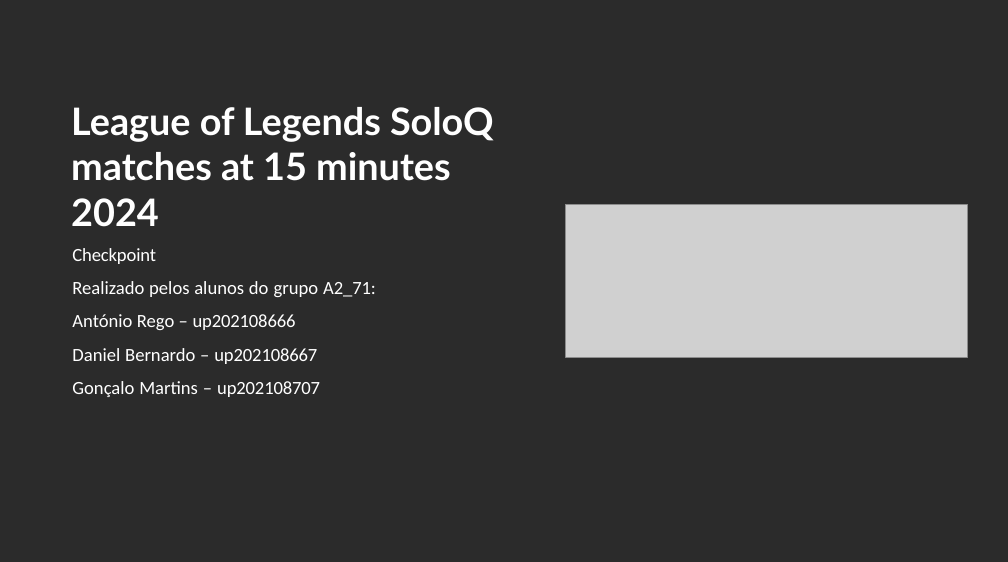
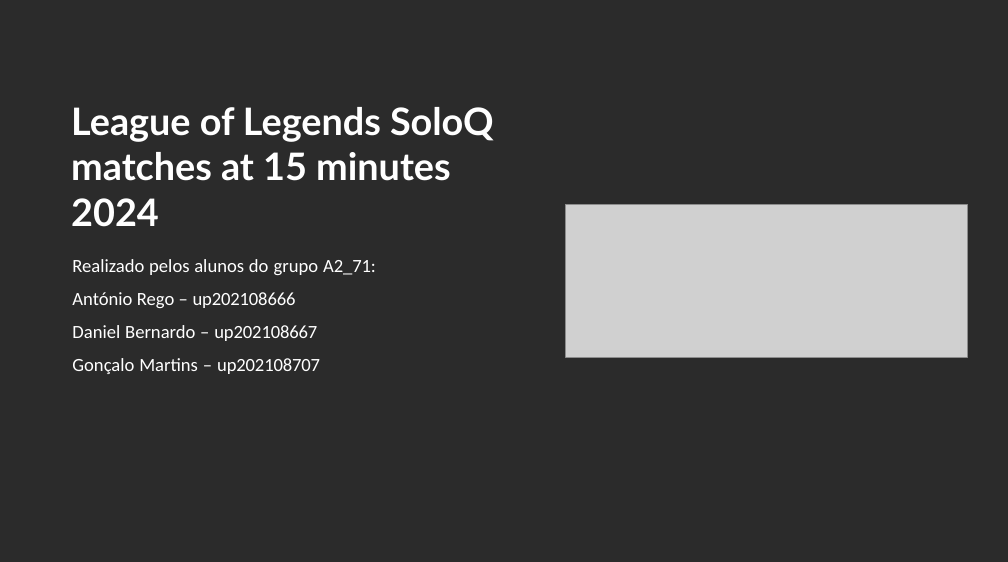
Before and after one commit to gcsam11/IART_LOL, a slide deck: slide 1 of LOL_CP2.pptx. Drawn at 1008x562 pixels with LibreOffice and Linux fonts; fonts in the diff are those of the drawing; grey boxes stand for pictures; background and template pictures are left out; a plain dark background stands for a picture behind light text. Boxes give left, top, right and bottom in pixels: in the first picture for what was removed or moved away, otherwise in the second. Text is boxed around its words. In the diff, an @@ line names an element or a change of style, - is before the commit and + after.

```diff
--- a/LOL_CP2.pptx
+++ b/LOL_CP2.pptx
@@ text at (72,248,156,264): paragraph removed @@
-Checkpoint
```
Also in this commit, not shown: 1 other slide changed, 2 slides added.
